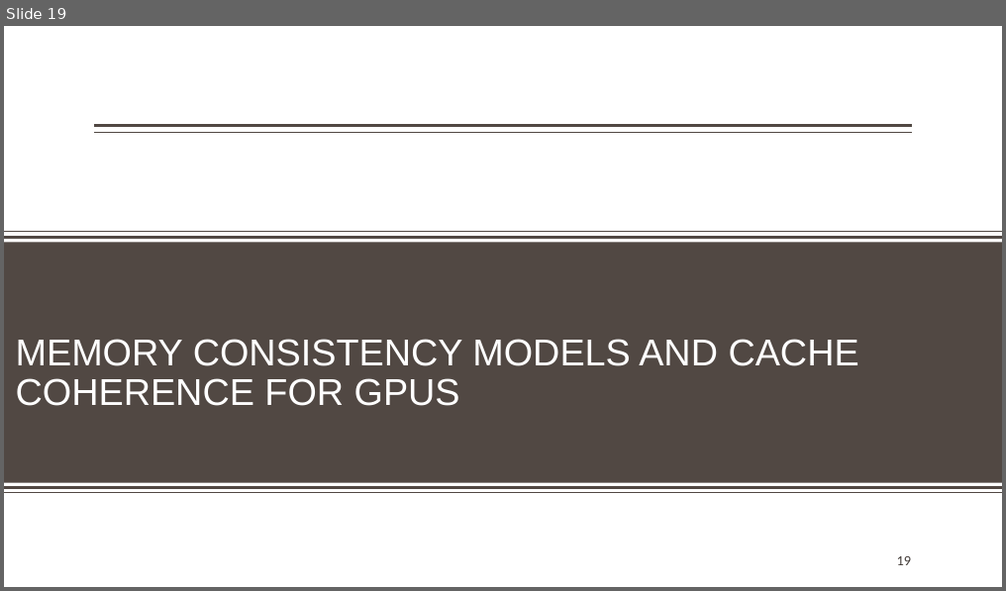
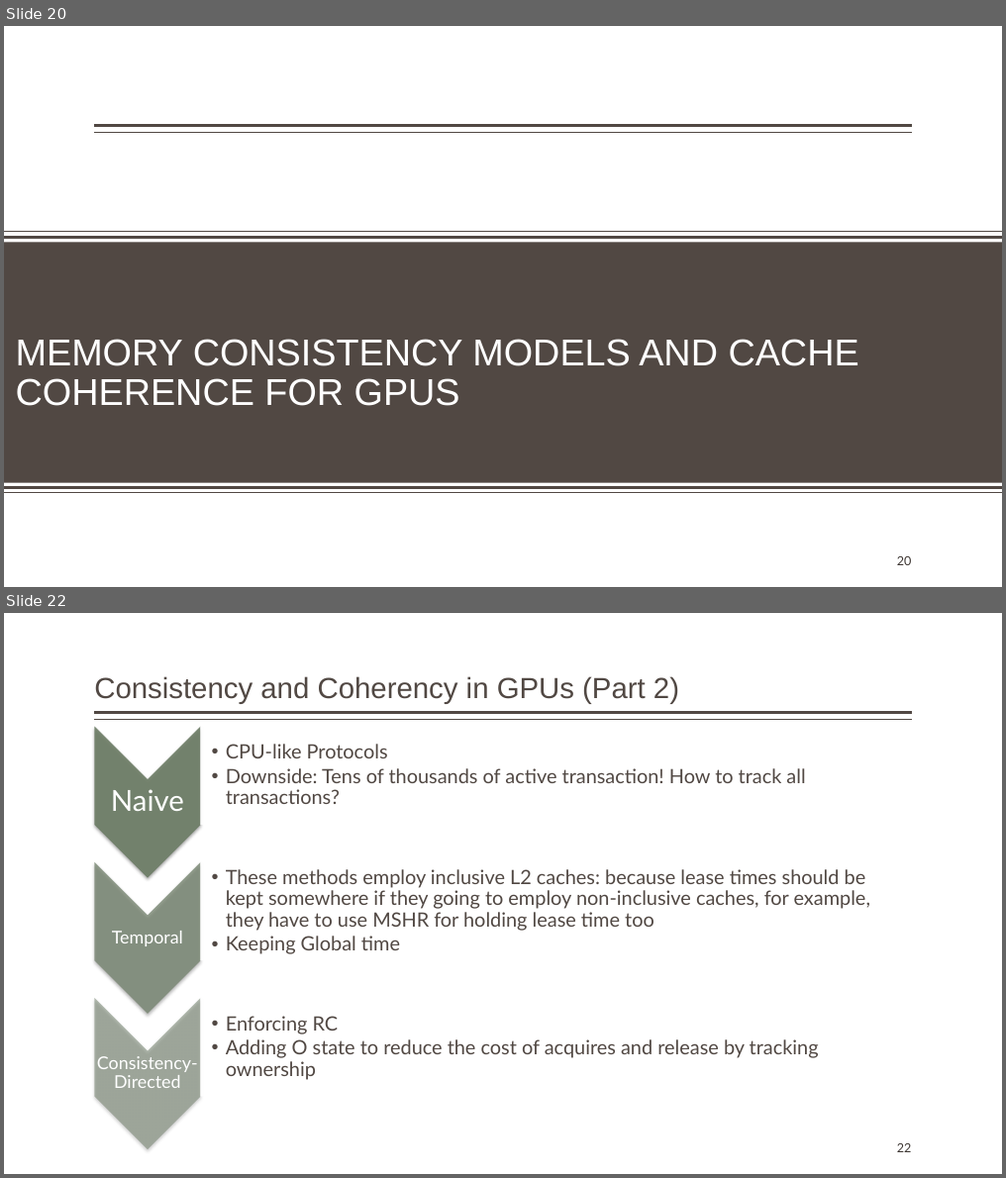
Before and after one commit to ehsanyousefzadehasl/MMCC, a slide deck: Consistency & coherence.pptx. Shown one above the other, each under a label of ours: slide 19 before the commit, slides 20 and 22 after it; the slides between them are not shown. The pictures are 1006x591 and 1006x1178 pixels, drawn with LibreOffice and Linux fonts; fonts in the diff are those of the drawing; background and template pictures are left out. Boxes give left, top, right and bottom in pixels: in the first picture for what was removed or moved away, otherwise in the second. Text is boxed around its words. In the diff, an @@ line names an element or a change of style, - is before the commit and + after.

```diff
--- a/Consistency & coherence.pptx
+++ b/Consistency & coherence.pptx
@@ slide 22 added at [4, 613, 1002, 1174], background #FFFFFF; not listed: 2 template elements that a slide beside it also shows @@
@@ title added at [94, 676, 679, 704], 28 pt, text #514843 @@
+Consistency and Coherency in GPUs (Part 2)
@@ group added at [94, 726, 912, 1150]: 6 texts, 3 chevrons, 3 round same rects @@
+Naive
+  •• CPU-like Protocols
+  •• Downside: Tens of thousands of active transaction! How to track all transactions?
+Temporal
+  •• These methods employ inclusive L2 caches: because lease times should be kept somewhere if they going to employ non-inclusive caches, for example, they have to use MSHR for holding lease time too
+  •• Keeping Global time
+Consistency-Directed
+  •• Enforcing RC
+  •• Adding O state to reduce the cost of acquires and release by tracking ownership
@@ page number added at [897, 1144, 912, 1153], 12 pt, text #3D3632 @@
+22
@@ what was slide 19 is now slide 20 @@
@@ page number at [897, 557, 912, 566]: text changed @@
-19
+20
```
Also in this commit, not shown: 1 slide changed, 6 other slides added, 2 slides removed.
